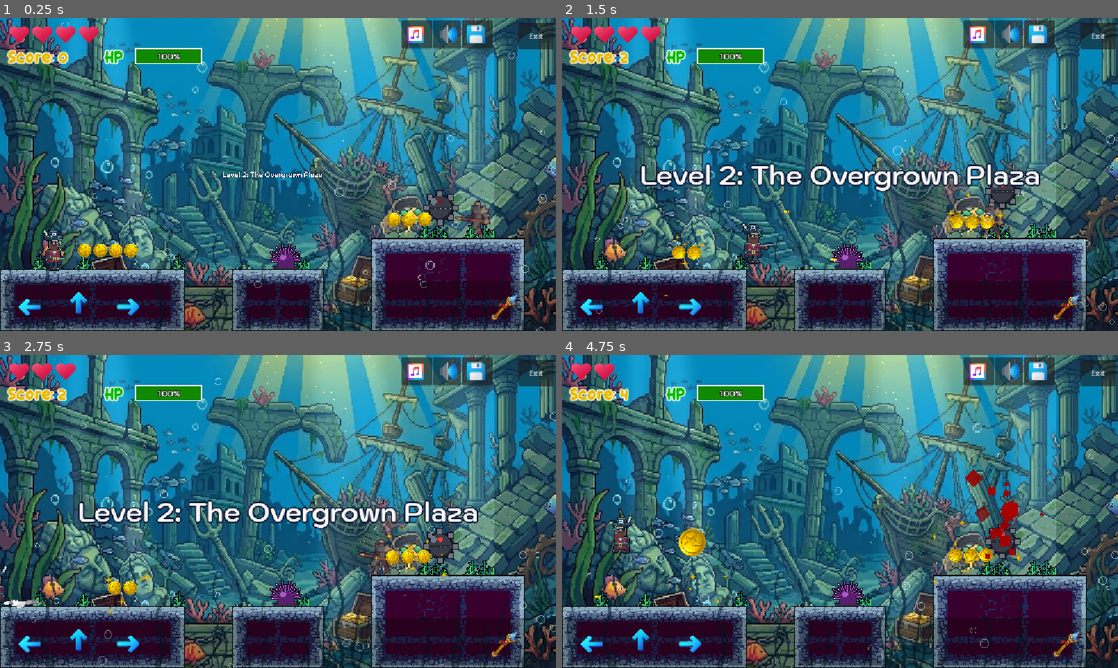
Above: before the commit, frames 1-4 (two rows, left to right).
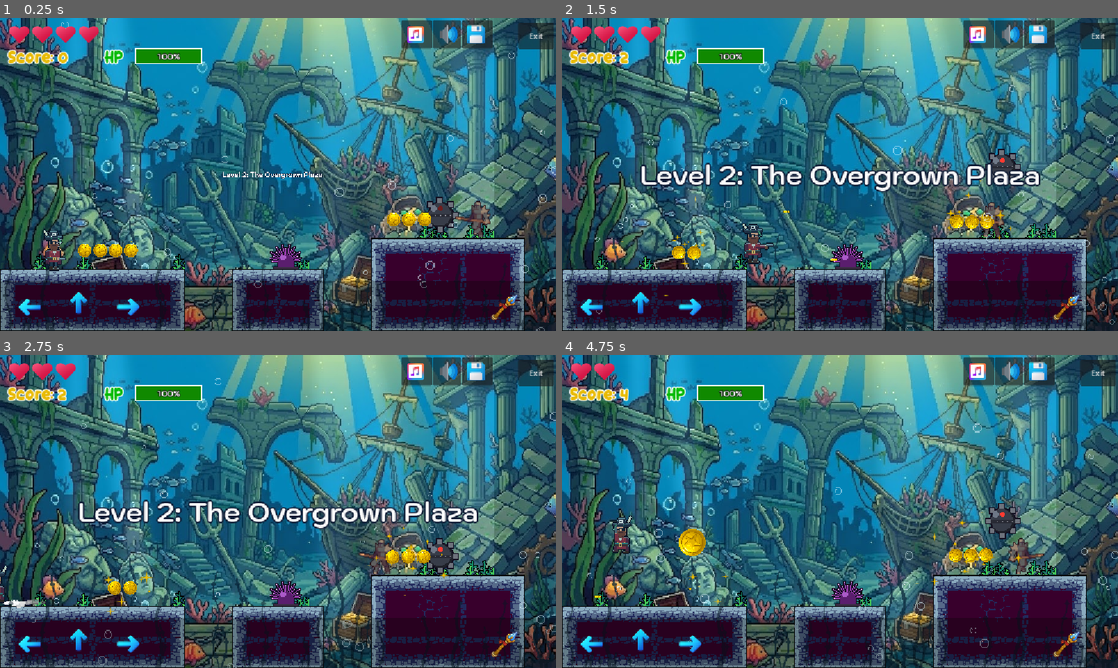
Above: after the commit, the same moments.

Repository: thanadonb-collab/game4
Game: Godot game, scene res://Scenes/Levels/level_02.tscn
Same seed, same stepped clock (60 frames per second), same inputs: the game is played once before the commit and once after it. This scene is started directly instead of the project's main scene. Sound files missing from this copy of the repository are replaced by a short silence.
Inputs:
- Up to frame 1 (0.25 s): no input
- Up to frame 2 (1.5 s): hold D (Right) from 0.53 s (still down); tap X (Shoot) at 0.6, 1.35 s; tap Space (Jump) at 0.77 s
- Up to frame 3 (2.75 s): tap Space (Jump) at 1.52 s; release D (Right) at 2.03 s; hold A (Left) from 2.03 s (still down); tap X (Shoot) at 2.1 s
- Up to frame 4 (4.75 s): release A (Left) at 2.78 s; hold D (Right) 2.78-4.28 s; tap X (Shoot) at 2.85, 3.6, 4.35 s; tap Space (Jump) at 3.02, 3.77, 4.52 s; hold A (Left) from 4.28 s (still down)

The runs differ from the first frame. In frame 1, 0.4% of the frame differs, in the area x 76-83%, y 54-69%; in frame 2, 0.6%; in frame 3, 0.5%; in frame 4, 1.3%, in the area x 72-87%, y 36-70%.

Commit message:
Traps cost HP instead of killing; remove impossible trap timings
- Traps deal 20 HP with knockback and ~1.8 s invincibility; pits still cost a life
- Sea mines only explode when they actually hit
- Player hurt-box now matches the body (was 124 px tall, ~50 px above the head)
- Four hovering mines that had no safe window now rise high enough to walk under
  and sink low enough to jump over (L1 col 116, L2 col 28, L4 cols 109/112)

Diff:
--- a/Scenes/Actors/player.gd
+++ b/Scenes/Actors/player.gd
@@ -52,6 +52,12 @@
 func _physics_process(_delta):
 	is_grounded = is_on_floor()
 	movement()
+	# still touching a trap when the invincibility ends -> take another hit
+	if can_damage and movement_enabled:
+		for b in $Collision.get_overlapping_bodies():
+			if b.is_in_group("Traps"):
+				hurt_by_trap(b)
+				break
 
 func _process(_delta):
 	player_animations()
@@ -79,8 +85,6 @@
 			velocity.x = -move_speed
 		if Input.is_action_pressed("Right"):
 			velocity.x = move_speed
-	if velocity.y > 5000:
-		hit_trap.emit()
 	move_and_slide()
 
 
@@ -161,10 +165,8 @@
 
 func _on_collision_body_entered(body):
 	if body.is_in_group("Traps"):
-		if body.has_method("trigger"):
-			body.trigger()
-		if movement_enabled:
-			hit_trap.emit()
+		hurt_by_trap(body)
+		return
 	if !can_damage: return
 	if body.is_in_group("Enemy"):
 		var dx = body.position.x - position.x
@@ -230,3 +232,18 @@
 		jump_force = base_jump_force
 	if boost_timers.is_empty():
 		player_node.modulate = Color.WHITE
+
+## Traps cost HP (see base_level.trap_damage) instead of killing instantly.
+## Short knockback, then ~1.8 s of invincibility while the pirate flashes red.
+func hurt_by_trap(body) -> void:
+	if !can_damage or !movement_enabled:
+		return
+	var away = sign(global_position.x - body.global_position.x)
+	if away == 0:
+		away = -1.0 if player_node.scale.x > 0 else 1.0
+	velocity = Vector2(140.0 * away, -330.0)
+	AudioManager.play_sfx("hurt")
+	if body.has_method("trigger"):
+		body.trigger()   # sea mines explode only when they actually hit
+	damage_tween()
+	hit_trap.emit()
--- a/Scenes/Actors/player.tscn
+++ b/Scenes/Actors/player.tscn
@@ -19,7 +19,7 @@
 colors = PackedColorArray(1.0, 1.0, 1.0, 1.0, 0.0, 0.0, 0.0, 0.0)
 
 [sub_resource type="RectangleShape2D" id="RectangleShape2D_tvbjh"]
-size = Vector2(43.99997, 123.99858)
+size = Vector2(36.0, 62.0)
 
 [node name="Player" type="CharacterBody2D" unique_id=2106209264 groups=["Player"]]
 rotation = 0.00042652956
@@ -70,12 +70,10 @@
 color_ramp = SubResource("Gradient_3gc37")
 
 [node name="Collision" type="Area2D" parent="." unique_id=1217587651]
-position = Vector2(2.08165e-12, -48.0)
+position = Vector2(0.0, -34.0)
 collision_mask = 13
 
 [node name="CollisionShape2D" type="CollisionShape2D" parent="Collision" unique_id=69876643]
-position = Vector2(-2.0268738, -8.998505)
-scale = Vector2(1.0000011, 1.0000011)
 shape = SubResource("RectangleShape2D_tvbjh")
 
 [node name="LightW" type="Sprite2D" parent="." unique_id=900370792]
--- a/Scenes/Levels/base_level.gd
+++ b/Scenes/Levels/base_level.gd
@@ -6,6 +6,8 @@
 @export var level_width: float = 4000.0
 @export var level_height: float = 704.0
 @export var music: AudioStream
+## HP lost when a trap hits the pirate (falling into a pit still costs a life).
+@export var trap_damage: int = 20
 
 func _ready() -> void:
 	GameManager.player = %Player
@@ -31,13 +33,13 @@
 func _physics_process(_delta: float) -> void:
 	var p = %Player
 	if p.movement_enabled and p.global_position.y > level_height + 64:
-		_on_player_hit_trap()
+		GameManager.death()
 
 func _on_player_hit_enemy() -> void:
 	GameManager.damage(5)
 
 func _on_player_hit_trap() -> void:
-	GameManager.death()
+	GameManager.damage(trap_damage)
 
 func _on_music_player_finished() -> void:
 	$MusicPlayer.play(0)
--- a/Scenes/Levels/level_01.tscn
+++ b/Scenes/Levels/level_01.tscn
@@ -149,6 +149,8 @@
 
 [node name="SeaMine1" parent="Traps" instance=ExtResource("15_aed8a")]
 position = Vector2(3728, 536)
+travel = Vector2(0, -110)
+period = 3
 
 [node name="Coin19" parent="Coins" instance=ExtResource("5_29eb9")]
 position = Vector2(4016, 536)
--- a/Scenes/Levels/level_02.tscn
+++ b/Scenes/Levels/level_02.tscn
@@ -72,7 +72,9 @@
 position = Vector2(880, 472)
 
 [node name="SeaMine1" parent="Traps" instance=ExtResource("8_aed8a")]
-position = Vector2(912, 452)
+position = Vector2(912, 472)
+travel = Vector2(0, -110)
+period = 2.8
 
 [node name="Jellyfish1" parent="Traps" instance=ExtResource("9_47b12")]
 position = Vector2(1360, 462)
--- a/Scenes/Levels/level_04.tscn
+++ b/Scenes/Levels/level_04.tscn
@@ -177,10 +177,14 @@
 target = NodePath("../Portal4")
 
 [node name="SeaMine2" parent="Traps" instance=ExtResource("8_aed8a")]
-position = Vector2(3504, 467)
+position = Vector2(3504, 472)
+travel = Vector2(0, -110)
+period = 2.4
 
 [node name="SeaMine3" parent="Traps" instance=ExtResource("8_aed8a")]
-position = Vector2(3600, 467)
+position = Vector2(3600, 472)
+travel = Vector2(0, -110)
+period = 2.4
 phase = 0.5
 
 [node name="Portal4" parent="Objects" instance=ExtResource("18_94dd6")]
Not shown, changed: docs/index.html
Not shown, changed: docs/index.pck
